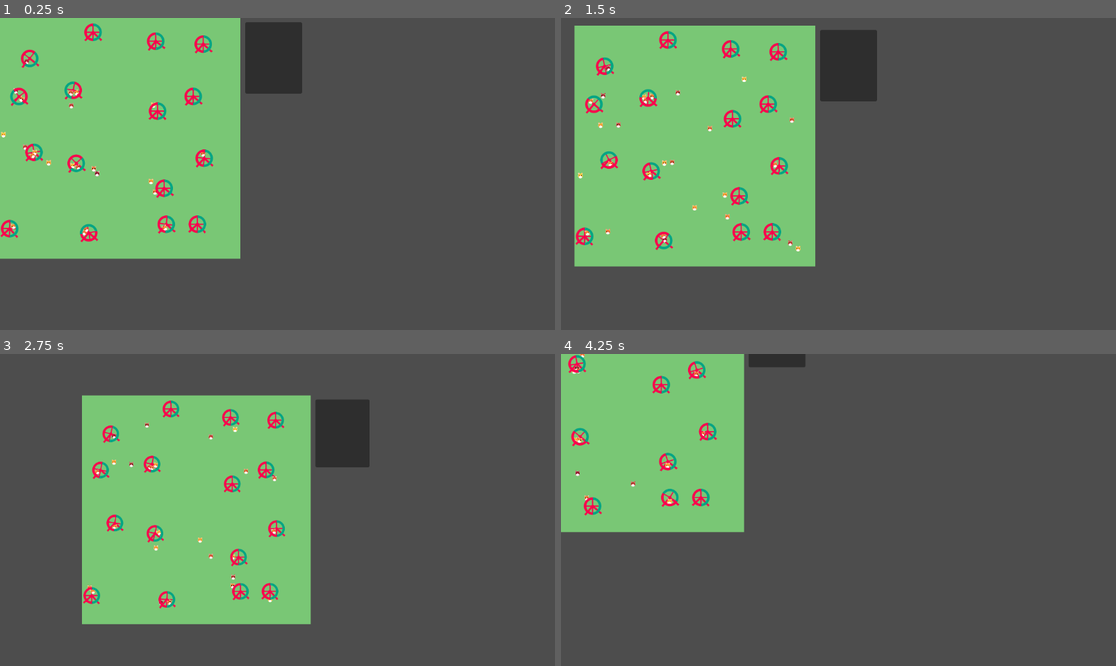
Above: before the commit, frames 1-4 (two rows, left to right).
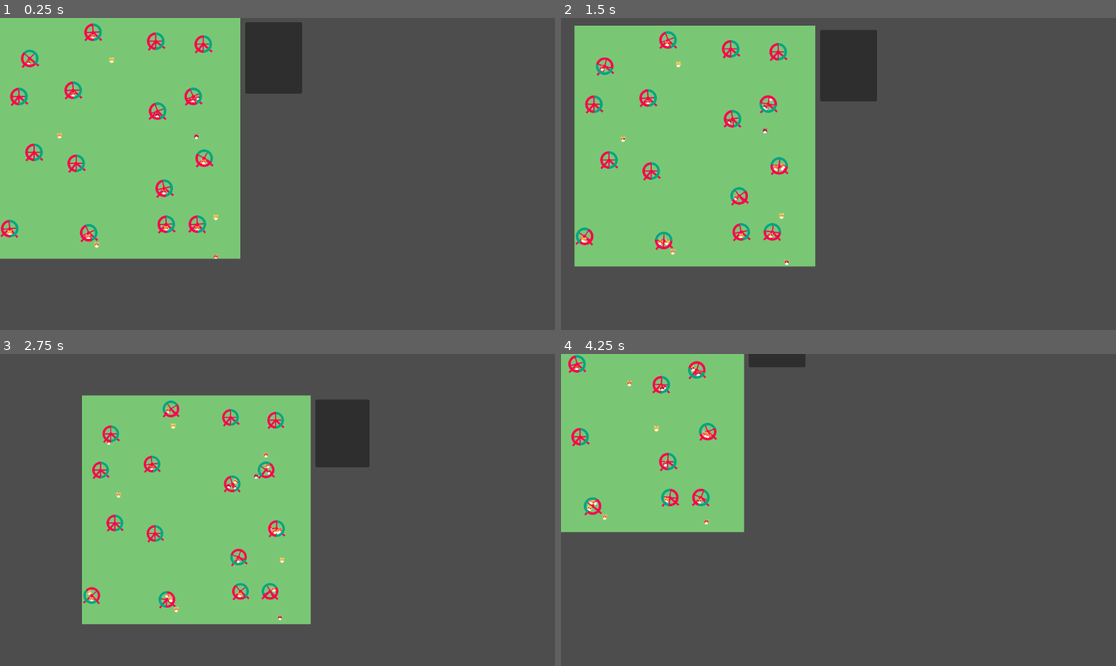
Above: after the commit, the same moments.

Repository: ErikSeewald/Pronicula
Game: Godot game, scene res://scenes/Hamsters.tscn
Two runs of this game, one before a commit and one after it. Both use one fixed random seed, a clock stepped at 60 frames per second and the inputs below.
Inputs (mouse positions are in pixels of both pictures, inside the frame that each line leads up to):
- Up to frame 1 (0.25 s): no input
- Up to frame 2 (1.5 s): move the mouse to (960, 158) at 0.52 s; hold Middle mouse button (move_around) 0.53-1.25 s; click (960, 158) at 0.67 s; drag from (727, 189) to (810, 236) at 1.27 s
- Up to frame 3 (2.75 s): move the mouse to (333, 441) at 2.02 s; tap Mouse wheel down (zoom_out) at 2.1 s; click (333, 441) at 2.17 s
- Up to frame 4 (4.25 s): drag from (810, 572) to (672, 463) at 2.77 s; move the mouse to (1005, 556) at 3.52 s; tap Mouse wheel up (zoom_in) at 3.6 s; click (1005, 556) at 3.67 s

The runs differ from the first frame. In frame 1, 1.0% of the frame differs, in the area x 0-40%, y 1-78%; in frame 2, 1.4%, in the area x 2-44%, y 4-80%; in frame 3, 1.2%; in frame 4, 0.8%.

Commit message:
near final hamster refactoring

Diff:
--- a/scenes/Hamsters.tscn
+++ b/scenes/Hamsters.tscn
@@ -6,12 +6,14 @@
 
 [sub_resource type="ShaderMaterial" id="ShaderMaterial_58ydm"]
 shader = ExtResource("2_dters")
-shader_parameter/time = 866.39
+shader_parameter/time = 840.38
 shader_parameter/size = 12.0
 shader_parameter/seed = 1
 shader_parameter/jitter_intensity = 2.0
 shader_parameter/hamster_count = 30
-shader_parameter/bobbing_speed = 50.0
+shader_parameter/bobbing_speed = 20.0
+shader_parameter/bobbing_strength = 0.1
+shader_parameter/walk_noisiness = 10.0
 shader_parameter/wheel_desire = 0.75
 
 [node name="Hamsters" type="Node2D" unique_id=699650666]
--- a/shaders/demos/hamsters/hamsters.gdshader
+++ b/shaders/demos/hamsters/hamsters.gdshader
@@ -30,12 +30,30 @@
 group_uniforms hamsters;
 const float HAMSTER_LEAVES_WHEEL_T = 0.5; // What fraction of their walk interval do hamsters spend on the wheel
 const float HAMSTER_SIZE = 0.13;
+const float HAMSTER_DRAW_RADIUS = HAMSTER_SIZE * 1.5;
 const int HAMSTER_CYCLES_COUNT = 7; // Number of possible cycle lengths for a hamster (walk from one goal to the next)
 const float MAX_HAMSTER_CYCLE = 60.0; // The other cycles are divisors => Know time when all hamsters are starting new cycle
 const float HAMSTER_CYCLE_LENGTHS[HAMSTER_CYCLES_COUNT] = {6.0, 10.0, 12.0, 15.0, 20.0, 30.0, 60.0};
 uniform uint hamster_count = 30;
-uniform float bobbing_speed = 50.0;
+uniform float bobbing_speed = 20.0;
+uniform float bobbing_strength = 0.1;
+uniform float walk_noisiness = 10.0;
 uniform float wheel_desire: hint_range(0.0, 1.0) = 0.75; // Chance to choose a wheel as the next goal
+
+// Struct defining attributes of a hamster to more easily pass between functions.
+struct hamster
+{
+	float idx;
+	float cycle_length; // Just the current cycle
+	float phase; // Phase in the current goal cycle
+	float wheel_rotation; // How much has this specific hamster rotated its wheel
+	vec2 coords;
+	bool on_wheel;
+
+	// The third row of the goal vec3 indicates whether the goal is a wheel
+	vec3 last_goal;
+	vec3 cur_goal;
+};
 
 // Jitters the given coordinates with a jitter seed derived from
 // the jitter group they fall into.
@@ -45,6 +63,7 @@
 	vec2 jitter_seed = floor(coords  / float(jitter_bounds));
 	return jitter(coords, jitter_seed, seed, jitter_intensity);
 }
+
 
 // Samples the procedural SDF wheel texture based on the given uv as well
 // as the rotated uv for the non-static parts. Uses the difference
@@ -199,6 +218,19 @@
 	return vec3(hash, 0.0);
 }
 
+// Returns the current cycle length of the hamster defined by the given idx.
+// The point of having different cycle lengths is so that it does not look like all
+// hamsters are starting to run or getting off their wheels at the same time.
+float get_cycle_length(float hamster_idx)
+{
+	// Hamsters keep their cycle lengths for one MAX_HAMSTER_CYCLE. This is because,
+	// to generate a consistent hash that indexes into the cycle lengths array, a specific interval would need
+	// to be chosen. By the end of this interval, all hamsters would need to have completed their current cycle
+	// to avoid snapping to new positions. Since all cycle lengths divide MAX_HAMSTER_CYCLE, it fits that role.
+	float last_switch = floor(time / MAX_HAMSTER_CYCLE);
+	return HAMSTER_CYCLE_LENGTHS[int(hash(hamster_idx + last_switch, seed) * float(HAMSTER_CYCLES_COUNT))];
+}
+
 // Returns a noise offset for the hamster's walk.
 // X and Y coordinate should use different noise seeds for more organic noise.
 float walk_noise(float noise_seed)
@@ -211,6 +243,15 @@
 	return mix(a, b, smoothstep(0.0, 1.0, t_fract));
 }
 
+// Returns the shift to apply to the walk of the hamster belonging to the given idx
+// based on the given cycle phase.
+vec2 get_walk_shift(float hamster_idx, float phase)
+{
+	vec2 noise = vec2(walk_noise(hamster_idx), walk_noise(hamster_idx+17.0));
+	float phase_scale = (1.0 - abs(0.5 - phase) * 2.0); // Scale intensity so that at beginning and end it is at goal pos
+	return noise * walk_noisiness * phase_scale;
+}
+
 // Returns how far the wheel of the given idx is rotated by a single hamster for a time t.
 // Uses a function that speeds up from 0.0 and slows down until HAMSTER_LEAVES_WHEEL_T in a way that ensures
 // t=HAMSTER_LEAVES_WHEEL_T returns a multiple of 2PI so that the wheel is back in its default position when the hamster
@@ -222,90 +263,119 @@
 	return f * individualizer; // This is why 0.1 is always added to the individualizer hash. Do not want wheels to get stuck.
 }
 
-// Returns the current cycle length of the hamster defined by the given idx.
-// The point of having different cycle lengths is so that it does not look like all
-// hamsters are starting to run or getting off their wheels at the same time.
-float get_cycle_length(float hamster_idx)
-{
-	// Hamsters keep their cycle lengths for one MAX_HAMSTER_CYCLE. This is because,
-	// to generate a consistent hash that indexes into the cycle lengths array, a specific interval would need
-	// to be chosen. By the end of this interval, all hamsters would need to have completed their current cycle
-	// to avoid snapping to new positions. Since all cycle lengths divide MAX_HAMSTER_CYCLE, it fits that role.
-	float last_switch = floor(time / MAX_HAMSTER_CYCLE);
-	return HAMSTER_CYCLE_LENGTHS[int(hash(hamster_idx + last_switch, seed) * float(HAMSTER_CYCLES_COUNT))];
+// Updates the given hamster struct to be animated as running on a wheel.
+// Therefore, it assumes on_wheel and the corresponding attributes are set
+// so it can deduce the wheel coordinate and state properly.
+void animate_hamster_on_wheel(inout hamster h, float cumulative_wheel_rotation)
+{
+	h.coords = h.last_goal.xy; // Snap to the wheel
+	ivec2 wheel_idx = ivec2(jitter_grouped(h.coords));
+	h.wheel_rotation = get_wheel_rotation(h.phase, vec2(wheel_idx));
+	float rotation = cumulative_wheel_rotation + h.wheel_rotation; // Real accumulation done in draw_hamsters()
+
+	// Move the hamster up onto the inner radius of the wheel
+	vec2 floor_offset = -vec2(0.0, 0.7) * HAMSTER_SIZE;
+	h.coords += floor_offset;
+
+	// Temporarily recenter for wheel rotation
+	vec2 center = h.last_goal.xy - wheel_center_to_bottom; // Bottom of wheel is goal -> remove offset to get center
+	h.coords -= center;
+
+	// Random chance to eventually start tumbling around the wheel, but only if the wheel is spun far enough
+	if (rotation > 4.0*PI && round(hash(h.idx, seed)) * h.phase > 0.2)
+	{
+		// These ones tumble around / get flung around the wheel
+		h.coords = rotate_around_center(h.coords, -rotation);
+	}
+	else
+	{
+		// These rotate around a bit while still running along with the wheel
+		// (Use wheel rotation here to make the hamster bob faster when it is "running faster")
+		vec2 bobbing_offset = vec2(0.0, sin(time * h.wheel_rotation * bobbing_speed * 0.001) * HAMSTER_SIZE * bobbing_strength);
+		h.coords = rotate_around_center(h.coords + bobbing_offset, sin(time * rotation * 0.001 * 5.0/(h.idx+1.0)));
+	}
+
+	h.coords += center; // Move back after rotation around center is done
+}
+
+// Constructs the base attributes of the hamster defined by the given index
+// based on the current uniform values.
+hamster construct_hamster(uint index)
+{
+	hamster h;
+	h.idx = float(index);
+	h.coords = hash_vec2_vec2(vec2(h.idx), seed);
+	h.on_wheel = false;
+	h.wheel_rotation = 0.0;
+
+	h.cycle_length = get_cycle_length(h.idx);
+	float t_div_l = time / h.cycle_length;
+	h.phase = fract(t_div_l);
+	float t0 = floor(t_div_l) * h.cycle_length;
+	float t1 = t0 + h.cycle_length;
+	h.last_goal = get_goal(h.coords, t0);
+	h.cur_goal = get_goal(h.coords, t1);
+
+	return h;
 }
 
 // Draws hamsters onto the current color at the given grid coordinates.
+// Writes to the given wheel_rotation variable to define how far hamsters
+// have moved a wheel on the given coordinates (if such a wheel exists).
 vec3 draw_hamsters(vec2 coords, vec3 cur_col, inout float wheel_rotation)
 {
 	for (uint i = 0u; i < hamster_count; i++)
 	{
-		float idx = float(i);
-		float cycle_length = get_cycle_length(idx);
-		float phase = fract(time / cycle_length);
-		float t0 = floor(time / cycle_length) * cycle_length;
-		float t1 = t0 + cycle_length;
-
-		vec2 shift = vec2(walk_noise(idx), walk_noise(idx+17.0)) * (1.0 - abs(0.5 - phase) * 2.0) * 10.0; // Scale intensity so that at beginning and end it is at goal pos
-		vec2 cur_hamster = hash_vec2_vec2(vec2(idx), seed);
-		vec3 last_goal = get_goal(cur_hamster, t0);
-		vec3 cur_goal = get_goal(cur_hamster, t1);
-		cur_hamster = last_goal.xy - (last_goal.xy - cur_goal.xy) * phase + shift;
-
-		bool on_wheel = false;
-		float cur_wheel_rotation = 0.0;
-
-		vec2 bobbing_offset = vec2(0.0, sin(time * bobbing_speed * 20.0/cycle_length + 1.0/(idx+1.0)) * HAMSTER_SIZE * 0.1);
-
-		// Only goals that were explicitly forced to be the wheel should be counted, otherwise position assumptions may be off
-		if (last_goal.z == 1.0)
+		hamster h = construct_hamster(i);
+		vec2 shift = get_walk_shift(h.idx, h.phase);
+		vec2 path_vector = ((h.last_goal.xy - h.cur_goal.xy) + shift);
+		h.coords = h.last_goal.xy - path_vector * h.phase;
+
+		// The hamster can be on a wheel only if it arrived at one at its last goal.
+		// Only count goals if they were explicitly forced to be wheel coords (i.e. z == 1.0).
+		// Otherwise position assumptions may be off.
+		if (h.last_goal.z == 1.0)
 		{
-			vec2 floor_offset = -vec2(0.0, 0.7) * HAMSTER_SIZE;
-			vec2 center = last_goal.xy - wheel_center_to_bottom;
-			if (phase < 0.5)
+			// Half of the phase is used to animate the hamster on the wheel.
+			// Then it will run off to the next goal at double speed => Allows for "staying"
+			// at a wheel while still following the analytic/stateless goal cycle method.
+			h.on_wheel = h.phase < 0.5;
+			if (h.on_wheel)
 			{
-				on_wheel = true;
-				cur_hamster = last_goal.xy;
-				float t = (time - t0) / cycle_length; // Start rotation at bottom of the wheel
-				vec2 jit = jitter_grouped(last_goal.xy);
-				ivec2 wheel_idx = ivec2(jit);
-				cur_wheel_rotation = get_wheel_rotation(t, vec2(wheel_idx));
-
-				bobbing_offset = vec2(0.0, sin(time * cur_wheel_rotation * bobbing_speed * 0.001) * HAMSTER_SIZE * 0.2);
-
-				if (ivec2(coords/float(jitter_bounds)) == ivec2(last_goal.xy / float(jitter_bounds)))
+				animate_hamster_on_wheel(h, wheel_rotation);
+				if (ivec2(coords / float(jitter_bounds)) == ivec2(h.last_goal.xy / float(jitter_bounds)))
 				{
-					wheel_rotation += cur_wheel_rotation;
-				}
-
-				if (round(hash(idx, seed)) * phase > 0.25)
-				{
-					// These ones tumble around instead
-					cur_hamster = rotate_around_center(cur_hamster - center + floor_offset, - max(wheel_rotation, cur_wheel_rotation) * phase) + center;
-				}
-				else
-				{
-					cur_hamster = rotate_around_center(cur_hamster - center + floor_offset + bobbing_offset, sin(time * cur_wheel_rotation * 0.001 * 5.0/(idx+1.0))) + center;
+					// Only update the cumulative wheel rotation if this hamster is actually on the same
+					// wheel as this fragment.
+					wheel_rotation += h.wheel_rotation;
 				}
 			}
-			else
+			else { h.coords = h.last_goal.xy - path_vector * (h.phase - 0.5) * 2.0; }
+		}
+
+		// Roaming hamsters bob up and down while walking corresponding to their speed
+		// and a random offset so that multiple hamsters do not appear synced.
+		if (!h.on_wheel)
+		{
+			float speed = bobbing_speed * MAX_HAMSTER_CYCLE/h.cycle_length;
+			float desync_offset = 1.0/(h.idx+1.0);
+			h.coords += vec2(0.0, sin(time * speed + desync_offset) * HAMSTER_SIZE * bobbing_strength);
+		}
+
+		// Recenter coordinates around hamster to see wether this fragment lies on it
+		// and to apply transformations like local rotation that cannot be performed on the hamster
+		// struct alone.
+		vec2 hamster_centered = coords - h.coords;
+		if (length(coords - h.coords) < HAMSTER_DRAW_RADIUS)
+		{
+			if (h.on_wheel)
 			{
-				cur_hamster = last_goal.xy - ((last_goal.xy - cur_goal.xy) + shift) * (phase-0.5)*2.0 ;
+				float local_rotation = -sin(h.phase * wheel_rotation) * 0.5;
+				hamster_centered = rotate_around_origin(hamster_centered, local_rotation);
 			}
-		}
-
-		if (!on_wheel) { cur_hamster += bobbing_offset; }
-		vec2 dif = coords - cur_hamster;
-		float d = length(dif);
-		if (d < HAMSTER_SIZE * 1.5)
-		{
-			vec3 hamster_col_offset = vec3(0.7, 0.7, 0.0) * (hash(idx, seed) - 0.5);
-
-			vec2 hamster_centered = coords - cur_hamster;
-			if (on_wheel) { hamster_centered = rotate_around_origin(hamster_centered, -sin(time * cur_wheel_rotation * 0.001) * 0.5); }
+			vec3 hamster_col_offset = vec3(0.7, 0.7, 0.0) * (hash(h.idx, seed) - 0.5);
 			vec4 hamster = sample_hamster(hamster_centered, hamster_col_offset);
-			cur_col = mix(cur_col, hamster.rgb, hamster.a);
-			// Do not return early, overlap is possible
+			cur_col = mix(cur_col, hamster.rgb, hamster.a); // No early return here, hamsters may overlap
 		}
 	}
 	return cur_col;
@@ -321,6 +391,6 @@
 	// Finally, the wheels are drawn based on this information, part of them behind and part of them
 	// in front of the hamsters (using the current color compared to the background color as a mask).
 	COLOR.rgb = BACKGROUND_COL;
-	COLOR.rgb = draw_hamsters(coords, COLOR.rgb, wheel_rotation);
+	COLOR.rgb = draw_hamsters(coords, COLOR.rgb, wheel_rotation); // Writes to wheel_rotation
 	COLOR.rgb = draw_wheels(coords, COLOR.rgb, wheel_rotation);
 }
